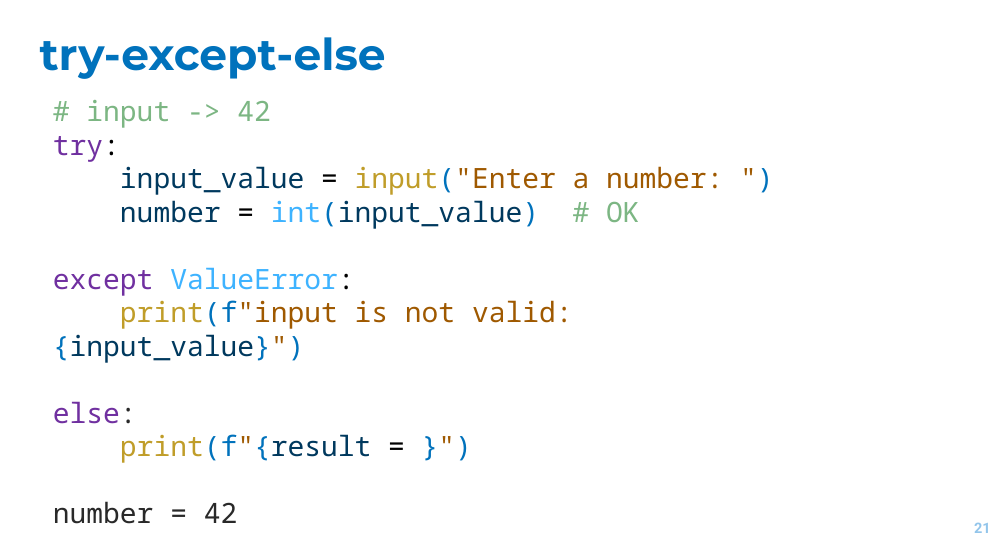
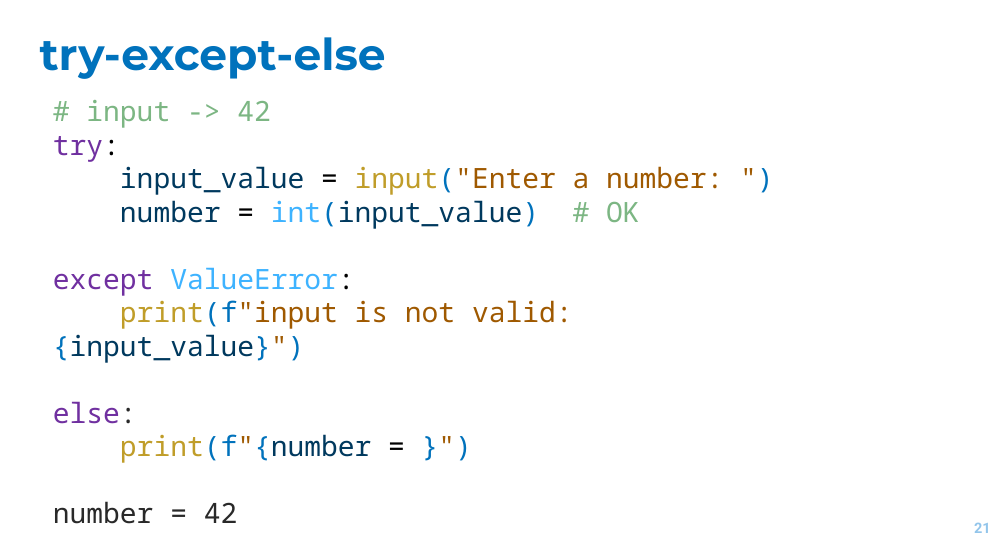
Before and after one commit to EvgrafovMichail/python_mipt_dafe, a slide deck: slide 21 of lessons/sem_01/lesson_06/exceptions.pptx. Drawn at 1008x559 pixels with LibreOffice and Linux fonts; fonts in the diff are those of the drawing. Boxes give left, top, right and bottom in pixels: in the first picture for what was removed or moved away, otherwise in the second. Text is boxed around its words. In the diff, an @@ line names an element or a change of style, - is before the commit and + after.

```diff
--- a/lessons/sem_01/lesson_06/exceptions.pptx
+++ b/lessons/sem_01/lesson_06/exceptions.pptx
@@ text at (120, 434, 371, 463): text changed @@
-print(f"{result = }")
+print(f"{number = }")
```
Also in this commit, not shown: 2 other slides changed, 1 other file.
